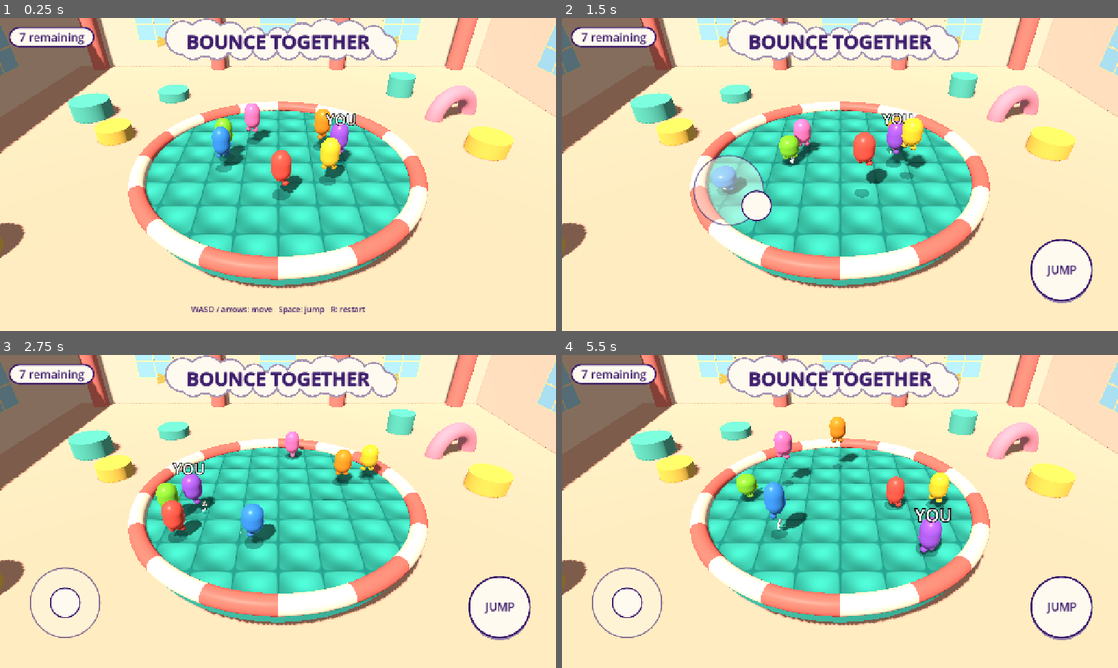
Above: before the commit, frames 1-4 (two rows, left to right).
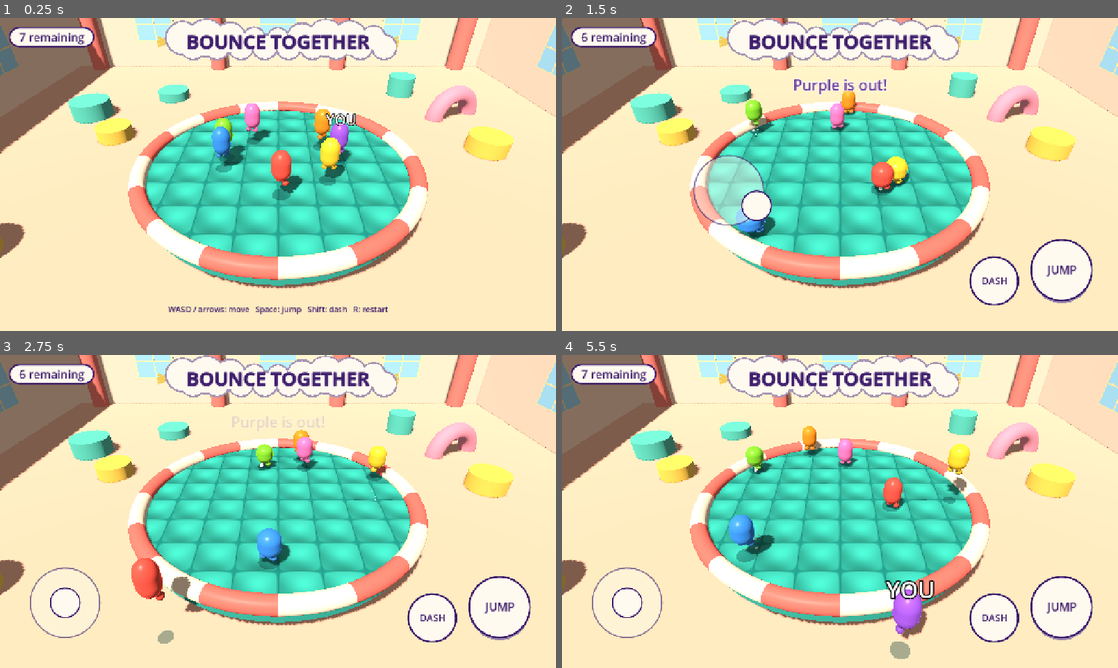
Above: after the commit, the same moments.

Repository: oronanschel/bounce-together
Game: Godot game, scene res://scenes/main.tscn
Same seed, same stepped clock (60 frames per second), same inputs: the game is played once before the commit and once after it.
Inputs (mouse positions are in pixels of both pictures, inside the frame that each line leads up to):
- Up to frame 1 (0.25 s): no input
- Up to frame 2 (1.5 s): move the mouse to (962, 158) at 0.52 s; hold D (move_right) 0.53-1.25 s; tap Shift (dash, bound only after the commit) at 0.6 s; click (962, 158) at 0.67 s; tap Space (jump) at 0.77, 0.8, 1.07 s; drag from (728, 190) to (812, 237) at 1.27 s
- Up to frame 3 (2.75 s): move the mouse to (333, 442) at 2.02 s; hold D (move_right) from 2.03 s (still down); tap Shift (dash, bound only after the commit) at 2.1 s; tap Space (jump) at 2.3 s
- Up to frame 4 (5.5 s): release D (move_right) at 2.75 s; drag from (812, 574) to (673, 464) at 2.77 s; move the mouse to (1006, 558) at 3.52 s; hold A (move_left) 3.53-4.25 s; tap Space (jump) at 3.6, 3.77, 4.07, 5.3 s; tap R (restart) at 4.15 s; drag from (673, 464) to (756, 433) at 4.27 s; move the mouse to (867, 511) at 5.02 s; hold S (move_back) from 5.03 s (still down); tap Shift (dash, bound only after the commit) at 5.1 s; click (867, 511) at 5.17 s

The runs differ from the first frame. In frame 1, 0.5% of the frame differs, in the area x 30-70%, y 91-95%; in frame 2, 5.8%; in frame 3, 6.2%; in frame 4, 7.0%, in the area x 30-83%, y 19-98%.

Commit message:
Add dash and speed-scaled bump impulses
Assisted-by: Codex:GPT-6 (Karma42 agent codex-bouncer)

Diff:
--- a/scripts/main.gd
+++ b/scripts/main.gd
@@ -39,6 +39,7 @@
 		"move_forward": [KEY_W, KEY_UP],
 		"move_back": [KEY_S, KEY_DOWN],
 		"jump": [KEY_SPACE],
+		"dash": [KEY_SHIFT],
 		"restart": [KEY_R],
 	}
 	for action in map:
@@ -220,9 +221,18 @@
 			if horizontal.length() > Tuning.HIT_DISTANCE or abs(separation.y) > Tuning.HIT_VERTICAL_RANGE:
 				continue
 			var direction := horizontal.normalized() if horizontal.length() > 0.001 else Vector2.RIGHT
-			var impulse := Vector3(direction.x, 0, direction.y) * Tuning.HIT_IMPULSE
-			a.knockback -= impulse
-			b.knockback += impulse
+			var va := Vector2(a.velocity.x + a.knockback.x, a.velocity.z + a.knockback.z)
+			var vb := Vector2(b.velocity.x + b.knockback.x, b.velocity.z + b.knockback.z)
+			# Each bouncer's speed into the other adds to the push it delivers.
+			var a_strike := maxf(0.0, va.dot(direction)) * Tuning.HIT_SPEED_SCALE
+			a_strike += maxf(0.0, -a.velocity.y) * Tuning.HIT_FALL_SCALE
+			var b_strike := maxf(0.0, -vb.dot(direction)) * Tuning.HIT_SPEED_SCALE
+			b_strike += maxf(0.0, -b.velocity.y) * Tuning.HIT_FALL_SCALE
+			var to_b := minf(Tuning.HIT_MAX_IMPULSE, Tuning.HIT_IMPULSE + a_strike)
+			var to_a := minf(Tuning.HIT_MAX_IMPULSE, Tuning.HIT_IMPULSE + b_strike)
+			var axis := Vector3(direction.x, 0, direction.y)
+			a.knockback -= axis * to_a
+			b.knockback += axis * to_b
 			a.velocity.y = maxf(a.velocity.y, Tuning.HIT_LIFT)
 			b.velocity.y = maxf(b.velocity.y, Tuning.HIT_LIFT)
 			hit_cooldowns[key] = Tuning.HIT_COOLDOWN
--- a/scripts/physics_tuning.gd
+++ b/scripts/physics_tuning.gd
@@ -14,6 +14,11 @@
 const MAX_TIMED_BOUNCE_VELOCITY := 16.0
 const JUMP_BUFFER_SECONDS := 0.12
 const KNOCKBACK_DRAG := 2.0
+const DASH_IMPULSE := 8.0
+const DASH_COOLDOWN := 1.0
+const HIT_SPEED_SCALE := 0.55
+const HIT_FALL_SCALE := 0.2
+const HIT_MAX_IMPULSE := 15.0
 const RIM_INSET := 0.55
 const RIM_HEIGHT := 1.4
 const RIM_BREAK_SPEED := 10.0
--- a/scripts/player.gd
+++ b/scripts/player.gd
@@ -19,6 +19,8 @@
 var _was_on_floor := false
 var _last_fall_speed := 0.0
 var _jump_buffer := 0.0
+var _dash_cooldown := 0.0
+var _last_direction := Vector2.DOWN
 var _visual
 
 
@@ -47,6 +49,12 @@
 			input = bot_direction
 		else:
 			input = Input.get_vector("move_left", "move_right", "move_forward", "move_back")
+	if input.length_squared() > 0.01:
+		_last_direction = input.normalized()
+	_dash_cooldown = maxf(0.0, _dash_cooldown - delta)
+	if not is_out and not is_bot and _dash_cooldown <= 0.0 and Input.is_action_just_pressed("dash"):
+		knockback += Vector3(_last_direction.x, 0, _last_direction.y) * Tuning.DASH_IMPULSE
+		_dash_cooldown = Tuning.DASH_COOLDOWN
 	var target := Vector3(input.x, 0, input.y) * Tuning.MOVE_SPEED
 	velocity.x = move_toward(velocity.x, target.x, Tuning.MOVE_ACCEL * delta)
 	velocity.z = move_toward(velocity.z, target.z, Tuning.MOVE_ACCEL * delta)
--- a/scripts/touch_controls.gd
+++ b/scripts/touch_controls.gd
@@ -9,11 +9,13 @@
 const CORAL := Color("f2766b")
 const STICK_RADIUS := 80.0
 const JUMP_RADIUS := 70.0
+const DASH_RADIUS := 55.0
 
 var _stick_finger := -1
 var _stick_origin := Vector2.ZERO
 var _stick_pos := Vector2.ZERO
 var _jump_finger := -1
+var _dash_finger := -1
 ## Set by the HUD while the game-over / win overlay is showing.
 var restart_enabled := false
 
@@ -32,6 +34,10 @@
 	return _screen() - Vector2(130, 140)
 
 
+func _dash_center() -> Vector2:
+	return _screen() - Vector2(285, 115)
+
+
 func _input(event: InputEvent) -> void:
 	if event is InputEventScreenTouch:
 		visible = true
@@ -39,6 +45,9 @@
 			if event.position.distance_to(_jump_center()) < JUMP_RADIUS * 1.4:
 				_jump_finger = event.index
 				Input.action_press("jump")
+			elif event.position.distance_to(_dash_center()) < DASH_RADIUS * 1.25:
+				_dash_finger = event.index
+				Input.action_press("dash")
 			elif event.position.x < _screen().x * 0.5 and _stick_finger == -1:
 				_stick_finger = event.index
 				_stick_origin = event.position
@@ -50,6 +59,9 @@
 			if event.index == _jump_finger:
 				_jump_finger = -1
 				Input.action_release("jump")
+			if event.index == _dash_finger:
+				_dash_finger = -1
+				Input.action_release("dash")
 			if event.index == _stick_finger:
 				_stick_finger = -1
 				_apply_stick(Vector2.ZERO)
@@ -90,6 +102,12 @@
 
 
 func _draw() -> void:
+	var dc := _dash_center()
+	draw_circle(dc, DASH_RADIUS, CORAL if _dash_finger != -1 else CREAM)
+	draw_arc(dc, DASH_RADIUS, 0, TAU, 40, INK, 4.0, true)
+	var dash_font := get_theme_default_font()
+	var dash_width := dash_font.get_string_size("DASH", HORIZONTAL_ALIGNMENT_LEFT, -1, 22).x
+	draw_string(dash_font, dc + Vector2(-dash_width / 2, 8), "DASH", HORIZONTAL_ALIGNMENT_LEFT, -1, 22, INK)
 	var jc := _jump_center()
 	var pressed := _jump_finger != -1
 	draw_circle(jc + Vector2(0, 6), JUMP_RADIUS, INK.lerp(CREAM, 0.5))
--- a/scripts/ui.gd
+++ b/scripts/ui.gd
@@ -28,7 +28,7 @@
 
 	var help := Label.new()
 	_help = help
-	help.text = "WASD / arrows: move   Space: jump   R: restart"
+	help.text = "WASD / arrows: move   Space: jump   Shift: dash   R: restart"
 	help.add_theme_color_override("font_color", INK)
 	help.add_theme_font_size_override("font_size", 18)
 	help.set_anchors_and_offsets_preset(Control.PRESET_CENTER_BOTTOM)
--- a/tests/round_smoke.gd
+++ b/tests/round_smoke.gd
@@ -10,11 +10,18 @@
 	assert(game.players.size() == 7 and game._remaining() == 7)
 	assert(not game.players[0].is_bot and game.players[1].is_bot)
 	var a = game.players[0]
+	Input.action_press("dash")
+	await physics_frame
+	await physics_frame
+	Input.action_release("dash")
+	assert(a.knockback.length() > 0.0)
+	a.knockback = Vector3.ZERO
 	var b = game.players[1]
 	a.position = Vector3(0, 1, 0)
 	b.position = Vector3(1, 1, 0)
+	a.velocity = Vector3(6, 0, 0)
 	game._resolve_bumps()
-	assert(a.knockback.x < 0 and b.knockback.x > 0)
+	assert(a.knockback.x < 0 and b.knockback.x > 6.5)
 	var tuning = load("res://scripts/physics_tuning.gd")
 	a.position = Vector3(tuning.ARENA_RADIUS - 0.2, 0.2, 0)
 	a.knockback = Vector3.ZERO
Binary file added: docs/screenshots/dash.png
Not shown, changed: build/web-compact/index.pck.wasm
Not shown, changed: build/web/index.pck
